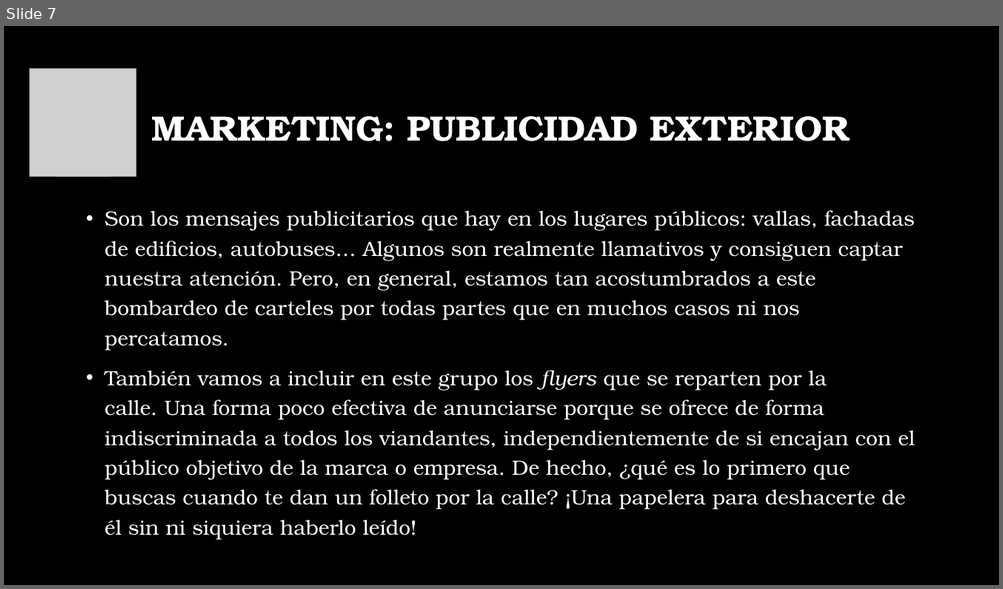
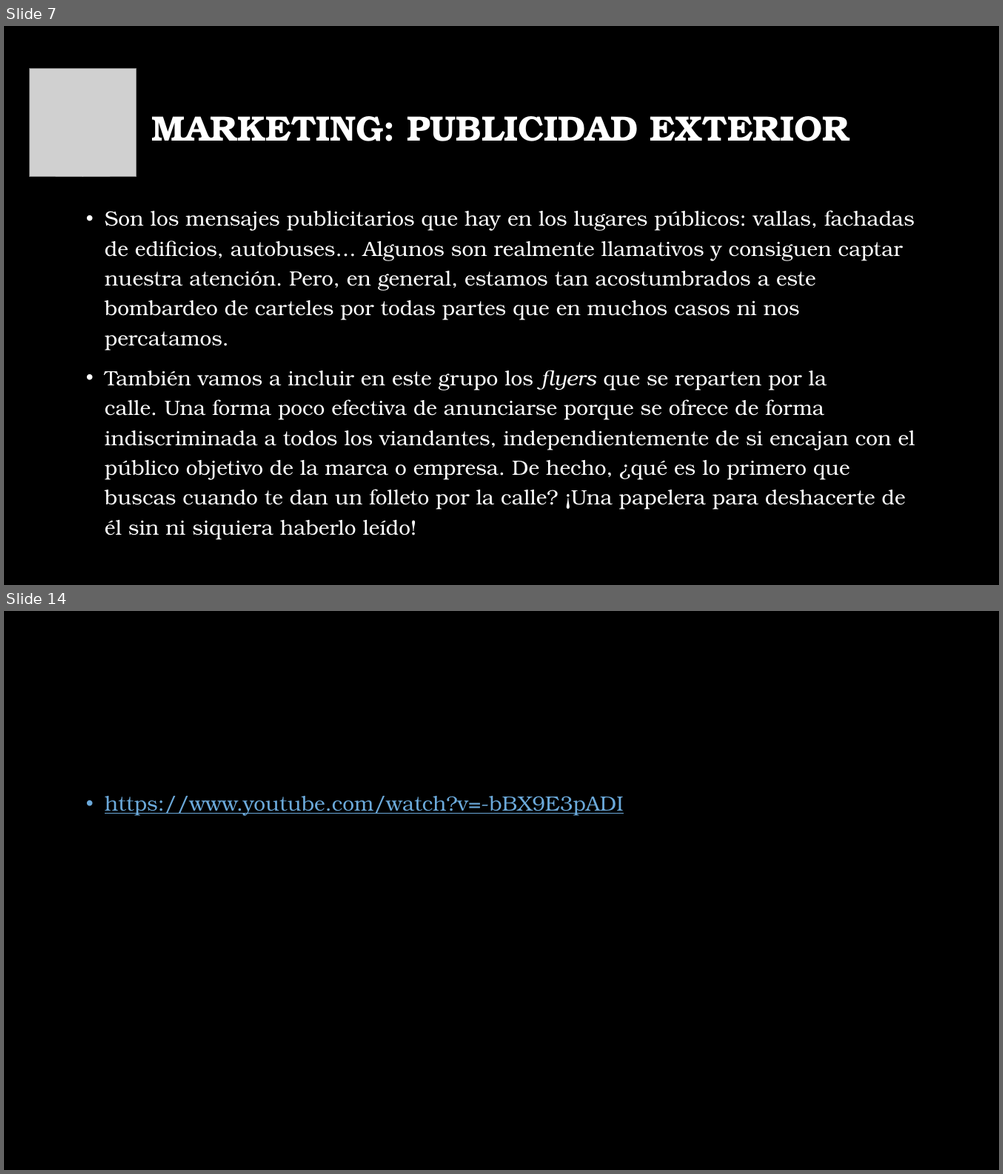
Before and after one commit to vega9190/Cuentos, a slide deck: Transpo/Presentacion.pptx. Shown one above the other, each under a label of ours: slide 7 before the commit, slides 7 and 14 after it; the slides between them are not shown. The pictures are 1003x589 and 1003x1174 pixels, drawn with LibreOffice and Linux fonts; fonts in the diff are those of the drawing; grey boxes stand for pictures; background and template pictures are left out. Boxes give left, top, right and bottom in pixels: in the first picture for what was removed or moved away, otherwise in the second. Text is boxed around its words. In the diff, an @@ line names an element or a change of style, - is before the commit and + after.

```diff
--- a/Transpo/Presentacion.pptx
+++ b/Transpo/Presentacion.pptx
@@ slide 14 added at (x1=4, y1=611, x2=999, y2=1170), background picture (left out) @@
@@ text added at (x1=105, y1=796, x2=623, y2=816), 20 pt, text #6BA9DA, underline @@
+• https://www.youtube.com/watch?v=-bBX9E3pADI
```
Also in this commit, not shown: 4 slides changed, 2 other slides added, 1 other file.
